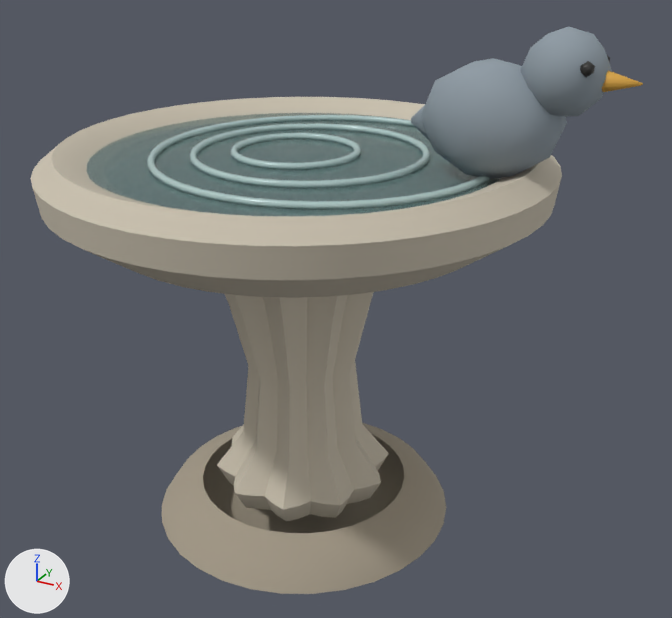
A saved change to the glTF model public/models/birdbath_fountain.glb.
The view is the same before and after, from a 50 mm camera at (0.532, -0.945, 0.791) aimed at (0.013, -0.002, 0.319). Every picture has the same lights, and +X, +Y and +Z are marked at lower left. The first picture is the older version. Vertices at exactly the same position are counted once.

In view in the first picture: 'birdbath_fountain'.
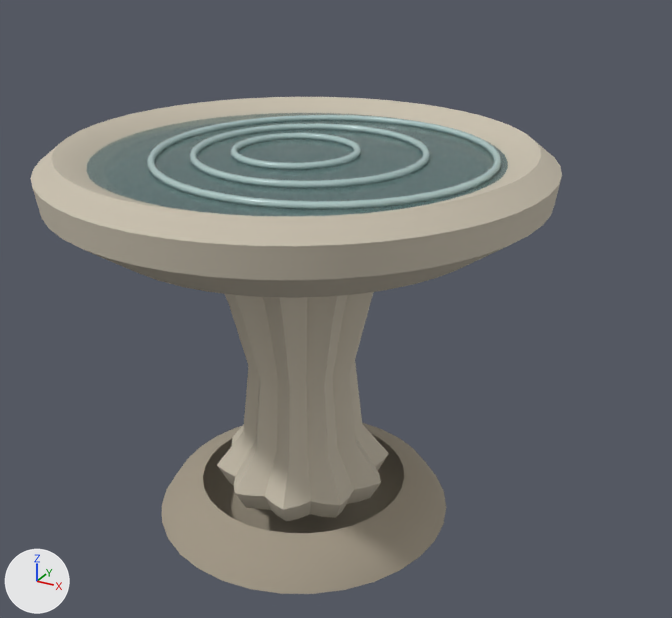
The newer file is also turned or shifted as a whole; pictures and numbers use the older file's frame.

Boxes [x1, y1, x2, y2] around the edits, measured in the pictures (672 x 618 px):
'birdbath_fountain', reshaped (13% narrower, 12% shorter): before [30, 27, 643, 594]; after [30, 97, 562, 594]
part 1 of me_bath_base, deleted: before [411, 27, 643, 179]

The edits, one by one:
me_bath_base is used by ob_birdbath_fountain; location (0.0, 0.0, 0.0).
me_bath_base had 1906 vertices, 3654 faces and spanned x -0.349..0.349, y -0.31..0.31, z 0.0..0.675.
me_bath_base now has 1712 vertices, 3294 faces and spans x -0.349..0.271, y -0.31..0.31, z 0.0..0.525.
me_bath_base part 1: 7 loose pieces with 194 vertices, spanning x 0.101..0.349, y -0.041..0.073, z 0.508..0.675, are deleted.
me_bath_base no longer uses material mat_mat_004 (grey #8e9aa3).
me_bath_base no longer uses material mat_mat_005 (light grey #c9d0d4).
me_bath_base no longer uses material mat_mat_006 (orange #d9a441).
me_bath_base no longer uses material mat_mat_007 (black #2b2a28).
